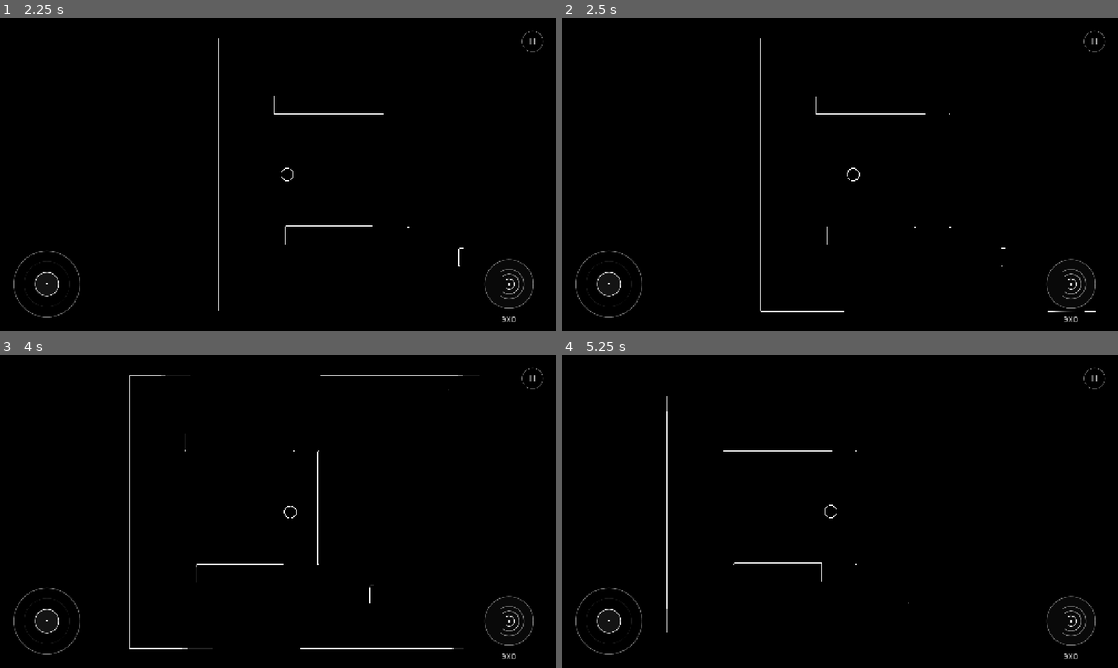
Above: before the commit, frames 1-4 (two rows, left to right).
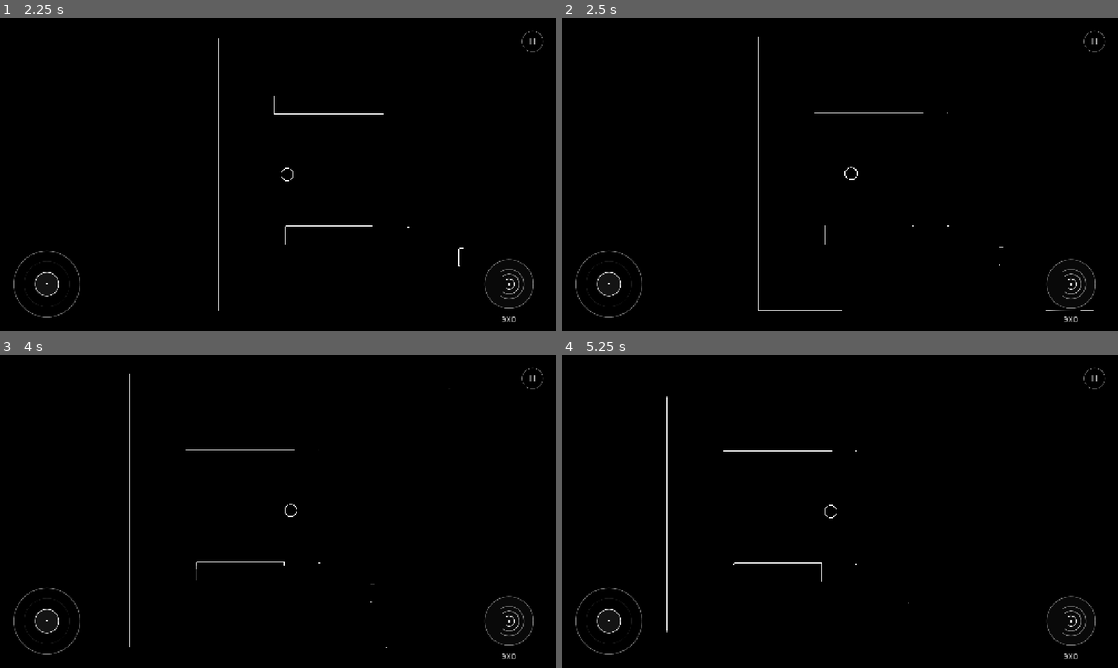
Above: after the commit, the same moments.

Repository: zhivushko/I-m_a_Bat
Game: Godot game, scene res://scenes/ui/MainMenu.tscn
Same seed, same stepped clock (60 frames per second), same inputs: the game is played once before the commit and once after it.
Inputs (mouse positions are in pixels of both pictures, inside the frame that each line leads up to):
- Up to frame 1 (2.25 s): click "Играть" at 0.5 s; click "01 · Пещера" at 1.25 s; tap Enter (ui_accept) at 2 s; move the mouse to (400, 158) at 2.02 s; hold Right (ui_right) from 2.03 s (still down); hold Space from 2.03 s (still down); click (400, 158) at 2.17 s
- Up to frame 2 (2.5 s): keep holding Right (ui_right); keep holding Space; tap Enter (ui_accept) at 2.27, 2.3 s
- Up to frame 3 (4 s): tap Enter (ui_accept) at 2.57, 3.8 s; release Right (ui_right) at 2.75 s; release Space at 2.75 s; drag from (166, 527) to (250, 574) at 2.77 s; move the mouse to (333, 442) at 3.52 s; hold Right (ui_right) from 3.53 s (still down); hold Space from 3.53 s (still down)
- Up to frame 4 (5.25 s): release Right (ui_right) at 4.25 s; release Space at 4.25 s; drag from (812, 574) to (745, 511) at 4.27 s; move the mouse to (1006, 558) at 5.02 s; hold Left (ui_left) from 5.03 s (still down); hold Enter (ui_accept) from 5.03 s (still down)

Frame 1 is identical in both runs. In frame 2, 0.6% of the frame differs, in the area x 35-96%, y 6-94%; in frame 3, 0.6%, in the area x 23-87%, y 6-94%; in frame 4, less than 0.1%.

Commit message:
fix: wing_sound

Diff:
--- a/scenes/player/player.gd
+++ b/scenes/player/player.gd
@@ -102,10 +102,15 @@
 		step_timer += delta
 		if step_timer >= step_interval:
 			step_timer = 0.0
-			play_wing_flap_sound()
-			#spawn_sound_wave(3.5, 2.0, 24, 1.2)
 	else:
 		step_timer = step_interval
+
+	if Input.is_action_just_pressed("ui_accept") or Input.is_key_pressed(KEY_SPACE):
+		if not get_meta("stomp_triggered_this_frame", false):
+			set_meta("stomp_triggered_this_frame", true)
+			stomp()
+	else:
+		set_meta("stomp_triggered_this_frame", false)
 
 func play_wing_flap_sound() -> void:
 	if wing_flap_audio:
--- a/scenes/ui/menu_theme.tres
+++ b/scenes/ui/menu_theme.tres
@@ -1,16 +1,48 @@
-[gd_resource type="Theme" load_steps=10 format=3]
+[gd_resource type="Theme" format=3 uid="uid://3jmvrk2mrtx5"]
 
-[sub_resource type="StyleBoxFlat" id="Panel"]
-bg_color = Color(0.025, 0.025, 0.025, 0.98)
+[sub_resource type="StyleBoxFlat" id="ButtonDisabled"]
+content_margin_left = 24.0
+content_margin_top = 15.0
+content_margin_right = 24.0
+content_margin_bottom = 15.0
+bg_color = Color(1, 1, 1, 0.015)
 border_width_left = 1
 border_width_top = 1
 border_width_right = 1
 border_width_bottom = 1
-border_color = Color(1, 1, 1, 0.32)
-corner_radius_top_left = 22
-corner_radius_top_right = 22
-corner_radius_bottom_left = 22
-corner_radius_bottom_right = 22
+border_color = Color(1, 1, 1, 0.14)
+corner_radius_top_left = 12
+corner_radius_top_right = 12
+corner_radius_bottom_right = 12
+corner_radius_bottom_left = 12
+
+[sub_resource type="StyleBoxFlat" id="ButtonFocus"]
+bg_color = Color(0, 0, 0, 0)
+border_width_left = 1
+border_width_top = 1
+border_width_right = 1
+border_width_bottom = 1
+border_color = Color(1, 1, 1, 0.75)
+corner_radius_top_left = 12
+corner_radius_top_right = 12
+corner_radius_bottom_right = 12
+corner_radius_bottom_left = 12
+
+[sub_resource type="StyleBoxFlat" id="ButtonActive"]
+content_margin_left = 24.0
+content_margin_top = 15.0
+content_margin_right = 24.0
+content_margin_bottom = 15.0
+bg_color = Color(1, 1, 1, 0.12)
+border_width_left = 1
+border_width_top = 1
+border_width_right = 1
+border_width_bottom = 1
+border_color = Color(1, 1, 1, 0.75)
+corner_radius_top_left = 12
+corner_radius_top_right = 12
+corner_radius_bottom_right = 12
+corner_radius_bottom_left = 12
 
 [sub_resource type="StyleBoxFlat" id="ButtonNormal"]
 content_margin_left = 24.0
@@ -25,70 +57,8 @@
 border_color = Color(1, 1, 1, 0.45)
 corner_radius_top_left = 12
 corner_radius_top_right = 12
+corner_radius_bottom_right = 12
 corner_radius_bottom_left = 12
-corner_radius_bottom_right = 12
-
-[sub_resource type="StyleBoxFlat" id="ButtonActive"]
-content_margin_left = 24.0
-content_margin_top = 15.0
-content_margin_right = 24.0
-content_margin_bottom = 15.0
-bg_color = Color(1, 1, 1, 0.12)
-border_width_left = 1
-border_width_top = 1
-border_width_right = 1
-border_width_bottom = 1
-border_color = Color(1, 1, 1, 0.75)
-corner_radius_top_left = 12
-corner_radius_top_right = 12
-corner_radius_bottom_left = 12
-corner_radius_bottom_right = 12
-
-[sub_resource type="StyleBoxFlat" id="ButtonFocus"]
-bg_color = Color(0, 0, 0, 0)
-border_width_left = 1
-border_width_top = 1
-border_width_right = 1
-border_width_bottom = 1
-border_color = Color(1, 1, 1, 0.75)
-corner_radius_top_left = 12
-corner_radius_top_right = 12
-corner_radius_bottom_left = 12
-corner_radius_bottom_right = 12
-
-[sub_resource type="StyleBoxFlat" id="ButtonDisabled"]
-content_margin_left = 24.0
-content_margin_top = 15.0
-content_margin_right = 24.0
-content_margin_bottom = 15.0
-bg_color = Color(1, 1, 1, 0.015)
-border_width_left = 1
-border_width_top = 1
-border_width_right = 1
-border_width_bottom = 1
-border_color = Color(1, 1, 1, 0.14)
-corner_radius_top_left = 12
-corner_radius_top_right = 12
-corner_radius_bottom_left = 12
-corner_radius_bottom_right = 12
-
-[sub_resource type="StyleBoxFlat" id="SliderTrack"]
-content_margin_top = 3.0
-content_margin_bottom = 3.0
-bg_color = Color(1, 1, 1, 0.16)
-corner_radius_top_left = 3
-corner_radius_top_right = 3
-corner_radius_bottom_left = 3
-corner_radius_bottom_right = 3
-
-[sub_resource type="StyleBoxFlat" id="SliderFill"]
-content_margin_top = 3.0
-content_margin_bottom = 3.0
-bg_color = Color(1, 1, 1, 0.65)
-corner_radius_top_left = 3
-corner_radius_top_right = 3
-corner_radius_bottom_left = 3
-corner_radius_bottom_right = 3
 
 [sub_resource type="Gradient" id="KnobGradient"]
 offsets = PackedFloat32Array(0, 0.82, 1)
@@ -102,23 +72,53 @@
 fill_from = Vector2(0.5, 0.5)
 fill_to = Vector2(1, 0.5)
 
+[sub_resource type="StyleBoxFlat" id="SliderFill"]
+content_margin_top = 3.0
+content_margin_bottom = 3.0
+bg_color = Color(1, 1, 1, 0.65)
+corner_radius_top_left = 3
+corner_radius_top_right = 3
+corner_radius_bottom_right = 3
+corner_radius_bottom_left = 3
+
+[sub_resource type="StyleBoxFlat" id="SliderTrack"]
+content_margin_top = 3.0
+content_margin_bottom = 3.0
+bg_color = Color(1, 1, 1, 0.16)
+corner_radius_top_left = 3
+corner_radius_top_right = 3
+corner_radius_bottom_right = 3
+corner_radius_bottom_left = 3
+
+[sub_resource type="StyleBoxFlat" id="Panel"]
+bg_color = Color(0.025, 0.025, 0.025, 0.98)
+border_width_left = 1
+border_width_top = 1
+border_width_right = 1
+border_width_bottom = 1
+border_color = Color(1, 1, 1, 0.32)
+corner_radius_top_left = 22
+corner_radius_top_right = 22
+corner_radius_bottom_right = 22
+corner_radius_bottom_left = 22
+
 [resource]
 default_font_size = 22
 Button/colors/font_color = Color(0.85, 0.85, 0.85, 1)
+Button/colors/font_disabled_color = Color(1, 1, 1, 0.3)
+Button/colors/font_focus_color = Color(1, 1, 1, 1)
 Button/colors/font_hover_color = Color(1, 1, 1, 1)
 Button/colors/font_pressed_color = Color(1, 1, 1, 1)
-Button/colors/font_focus_color = Color(1, 1, 1, 1)
-Button/colors/font_disabled_color = Color(1, 1, 1, 0.3)
+Button/styles/disabled = SubResource("ButtonDisabled")
+Button/styles/focus = SubResource("ButtonFocus")
+Button/styles/hover = SubResource("ButtonActive")
 Button/styles/normal = SubResource("ButtonNormal")
-Button/styles/hover = SubResource("ButtonActive")
 Button/styles/pressed = SubResource("ButtonActive")
-Button/styles/focus = SubResource("ButtonFocus")
-Button/styles/disabled = SubResource("ButtonDisabled")
+HSlider/icons/grabber = SubResource("SliderKnob")
+HSlider/icons/grabber_disabled = SubResource("SliderKnob")
+HSlider/icons/grabber_highlight = SubResource("SliderKnob")
+HSlider/styles/grabber_area = SubResource("SliderFill")
+HSlider/styles/grabber_area_highlight = SubResource("SliderFill")
+HSlider/styles/slider = SubResource("SliderTrack")
 Label/colors/font_color = Color(0.94, 0.94, 0.94, 1)
 PanelContainer/styles/panel = SubResource("Panel")
-HSlider/styles/slider = SubResource("SliderTrack")
-HSlider/styles/grabber_area = SubResource("SliderFill")
-HSlider/styles/grabber_area_highlight = SubResource("SliderFill")
-HSlider/icons/grabber = SubResource("SliderKnob")
-HSlider/icons/grabber_highlight = SubResource("SliderKnob")
-HSlider/icons/grabber_disabled = SubResource("SliderKnob")
